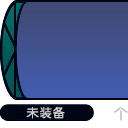
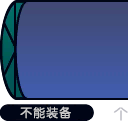
Revision of a layered (128, 128) image; what changed, layer by layer:
renamed "未装备" to "不能装备", painted on it over [20, 106, 71, 119]
